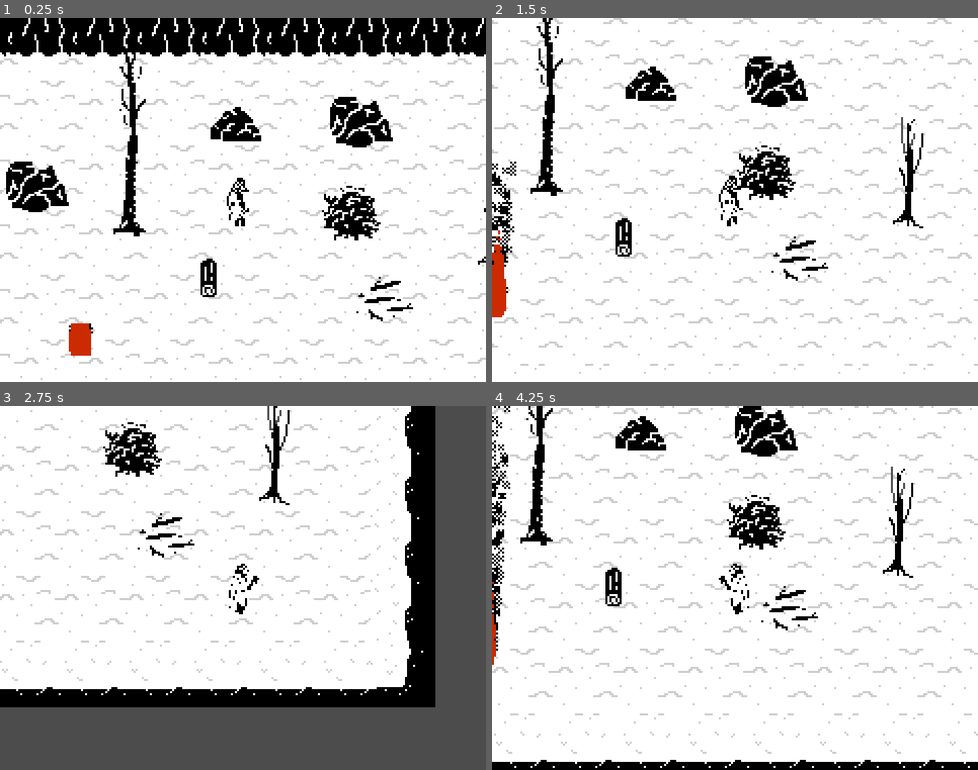
Above: before the commit, frames 1-4 (two rows, left to right).
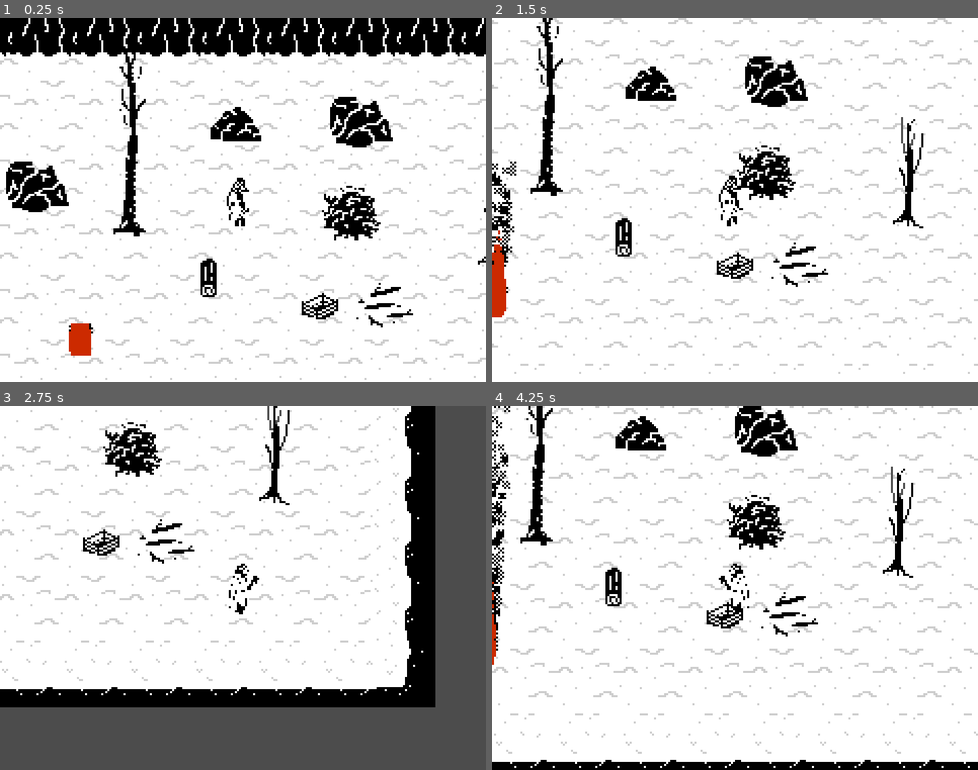
Above: after the commit, the same moments.

Repository: dedekm/dram-fireth
Game: Godot game, scene res://src/levels/Level.tscn
Same seed, same stepped clock (60 frames per second), same inputs: the game is played once before the commit and once after it.
Inputs (mouse positions are in pixels of both pictures, inside the frame that each line leads up to):
- Up to frame 1 (0.25 s): no input
- Up to frame 2 (1.5 s): move the mouse to (841, 181) at 0.52 s; hold Right (right) 0.53-1.28 s; hold E (pick_up) 0.53-1.28 s; move the mouse to (637, 218) at 1.27 s; hold Down (down) from 1.28 s (still down); tap E (pick_up) at 1.35 s
- Up to frame 3 (2.75 s): move the mouse to (291, 507) at 2.02 s; release Down (down) at 2.03 s; press the mouse at (291, 507) at 2.03 s; hold Right (right) from 2.03 s (still down); tap E (pick_up) at 2.3 s
- Up to frame 4 (4.25 s): move the mouse to (710, 660) at 2.77 s; release Right (right) at 2.78 s; release the mouse at (710, 660) at 2.78 s; hold Up (up) 2.78-3.53 s; tap E (pick_up) at 2.85 s; tap Enter at 3.5 s; move the mouse to (880, 642) at 3.52 s; hold Left (left) from 3.53 s (still down); hold E (pick_up) from 3.53 s (still down)

The runs differ from the first frame. In frame 1, 0.7% of the frame differs, in the area x 62-85%, y 71-85%; in frame 2, 0.7%; in frame 3, 0.7%; in frame 4, 0.7%.

Commit message:
add box, update picking & dropping objects

Diff:
--- a/src/actors/Player.gd
+++ b/src/actors/Player.gd
@@ -98,12 +98,14 @@
 func pick_up(object: PickableObject) -> void:
 	object.get_parent().remove_child(object)
 	$AnimatedSprite.play($AnimatedSprite.animation.trim_suffix('_axe'))
+	object.picked_up()
 	pick_up_area.add_child(object)
 	picked_up_object = object
 	object.position = Vector2(0, 0)
 
 func drop() -> void:
 	pick_up_area.remove_child(picked_up_object)
+	picked_up_object.dropped()
 	get_parent().add_child(picked_up_object)
 	picked_up_object.position = pick_up_area.get_global_position()
 	picked_up_object = null
--- a/src/levels/Level.tscn
+++ b/src/levels/Level.tscn
@@ -1,7 +1,7 @@
-[gd_scene load_steps=17 format=2]
+[gd_scene load_steps=18 format=2]
 
 [ext_resource path="res://src/actors/Player.tscn" type="PackedScene" id=1]
-[ext_resource path="res://src/objects/Branch.tscn" type="PackedScene" id=2]
+[ext_resource path="res://src/objects/Box.tscn" type="PackedScene" id=2]
 [ext_resource path="res://src/objects/Bush.tscn" type="PackedScene" id=3]
 [ext_resource path="res://src/tools/FpsCounter.tscn" type="PackedScene" id=4]
 [ext_resource path="res://assets/sounds/wind.ogg" type="AudioStream" id=5]
@@ -10,6 +10,7 @@
 [ext_resource path="res://src/objects/Tree.tscn" type="PackedScene" id=8]
 [ext_resource path="res://src/objects/Log.tscn" type="PackedScene" id=9]
 [ext_resource path="res://src/levels/Level.gd" type="Script" id=10]
+[ext_resource path="res://src/objects/Branch.tscn" type="PackedScene" id=11]
 
 [sub_resource type="ConvexPolygonShape2D" id=1]
 points = PoolVector2Array( 0, 64, 32, 64, 32, 96, 0, 96 )
@@ -198,9 +199,12 @@
 [node name="Log" parent="YSort" instance=ExtResource( 9 )]
 position = Vector2( 99.5948, 201.757 )
 
-[node name="Wood" parent="YSort" instance=ExtResource( 2 )]
-position = Vector2( 187, 202 )
-
 [node name="WindAudioPlayer" type="AudioStreamPlayer" parent="."]
 stream = ExtResource( 5 )
 volume_db = -15.0
+
+[node name="Box" parent="." instance=ExtResource( 2 )]
+position = Vector2( 154.179, 207.637 )
+
+[node name="Branch" parent="Box" instance=ExtResource( 11 )]
+position = Vector2( 32.955, -2.90781 )
--- /dev/null
+++ b/src/objects/Box.tscn
@@ -0,0 +1,42 @@
+[gd_scene load_steps=7 format=2]
+
+[ext_resource path="res://src/objects/PickableObject.gd" type="Script" id=1]
+[ext_resource path="res://assets/objects/box.png" type="Texture" id=2]
+
+[sub_resource type="RectangleShape2D" id=1]
+extents = Vector2( 11, 10 )
+
+[sub_resource type="AtlasTexture" id=2]
+atlas = ExtResource( 2 )
+region = Rect2( 32, 0, 32, 32 )
+
+[sub_resource type="AtlasTexture" id=3]
+atlas = ExtResource( 2 )
+region = Rect2( 0, 0, 32, 32 )
+
+[sub_resource type="SpriteFrames" id=4]
+animations = [ {
+"frames": [ SubResource( 2 ) ],
+"loop": true,
+"name": "default",
+"speed": 5.0
+}, {
+"frames": [ SubResource( 3 ) ],
+"loop": true,
+"name": "carried",
+"speed": 5.0
+} ]
+
+[node name="Box" type="KinematicBody2D"]
+collision_layer = 2
+collision_mask = 4
+script = ExtResource( 1 )
+flammable = true
+mass = 5
+
+[node name="CollisionShape2D" type="CollisionShape2D" parent="."]
+position = Vector2( 1, -1 )
+shape = SubResource( 1 )
+
+[node name="AnimatedSprite" type="AnimatedSprite" parent="."]
+frames = SubResource( 4 )
--- a/src/objects/Branch.tscn
+++ b/src/objects/Branch.tscn
@@ -4,7 +4,7 @@
 [ext_resource path="res://assets/objects/wood_scraps.png" type="Texture" id=2]
 
 [sub_resource type="RectangleShape2D" id=1]
-extents = Vector2( 15, 14.3819 )
+extents = Vector2( 15, 14 )
 
 [node name="Branch" type="KinematicBody2D"]
 collision_layer = 2
--- a/src/objects/PickableObject.gd
+++ b/src/objects/PickableObject.gd
@@ -12,6 +12,14 @@
 
 	queue_free()
 
+func picked_up() -> void:
+	if $AnimatedSprite:
+		$AnimatedSprite.play('carried')
+
+func dropped() -> void:
+	if $AnimatedSprite:
+		$AnimatedSprite.play('default')
+
 func use(target: PhysicsBody2D) -> bool:
 	return target.apply(self)
 
Binary file added: assets/objects/box.png
Not shown, added: assets/objects/box.png.import
